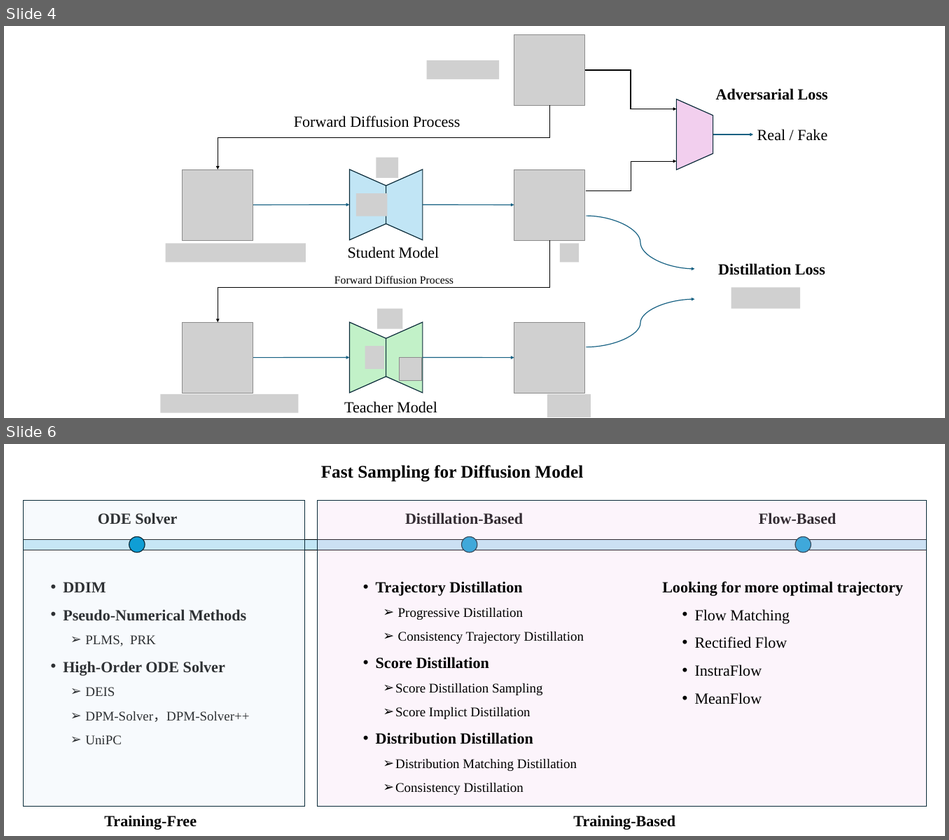
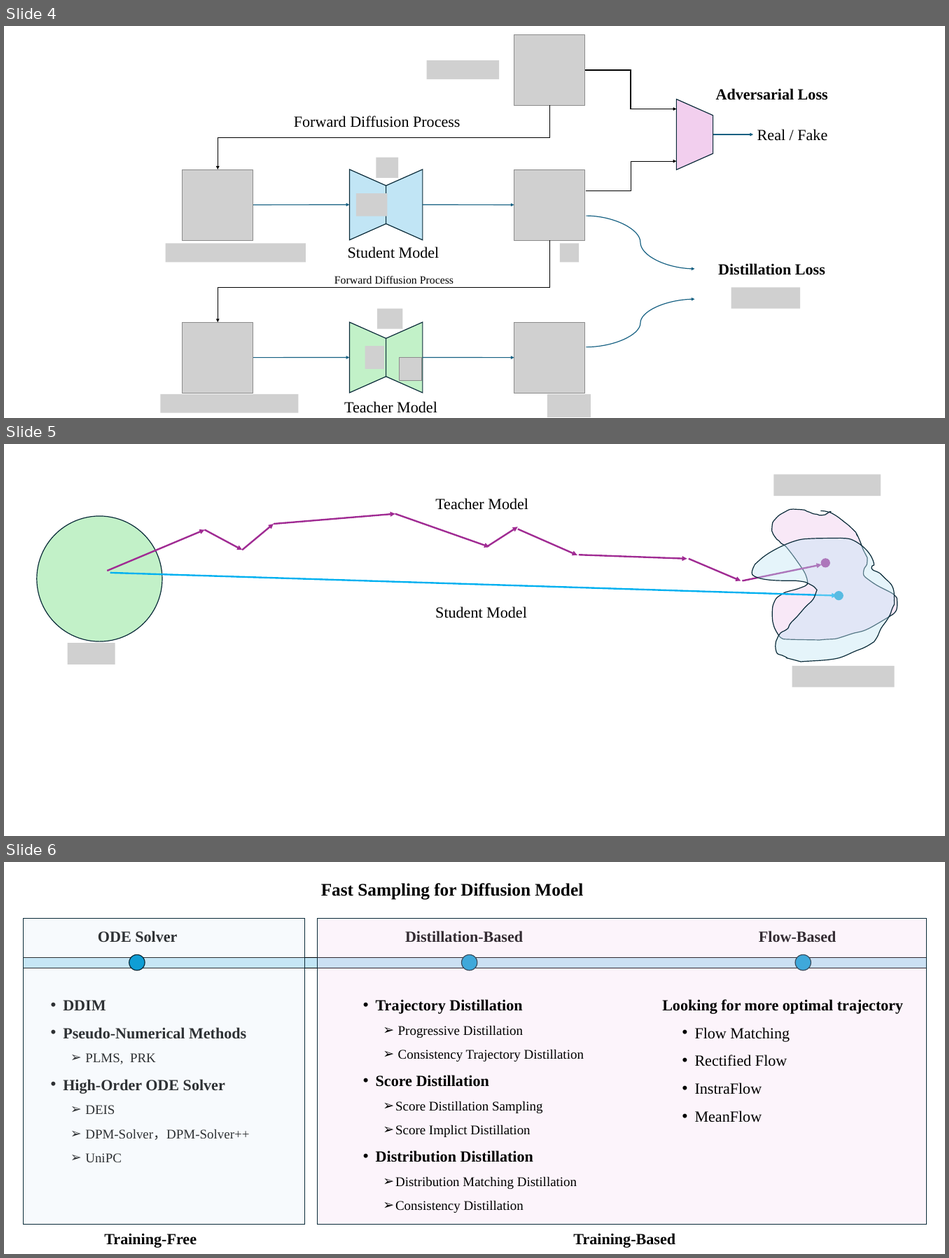
Before and after one commit to innovation-cat/innovation-cat.github.io, a slide deck: images/posts/2025-05-20-blog-post/新建 Microsoft PowerPoint 演示文稿.pptx. Shown one above the other, each under a label of ours: slides 4 and 6 before the commit, slides 4, 5 and 6 after it; the slides between them are not shown. The pictures are 949x840 and 949x1258 pixels, drawn with LibreOffice and Linux fonts; fonts in the diff are those of the drawing; grey boxes stand for pictures. Boxes give left, top, right and bottom in pixels: in the first picture for what was removed or moved away, otherwise in the second. Text is boxed around its words. In the diff, an @@ line names an element or a change of style, - is before the commit and + after.

```diff
--- a/images/posts/2025-05-20-blog-post/新建 Microsoft PowerPoint 演示文稿.pptx
+++ b/images/posts/2025-05-20-blog-post/新建 Microsoft PowerPoint 演示文稿.pptx
@@ slide 5 added at <box>4,444,945,836</box>, background #FFFFFF @@
@@ picture added at <box>773,474,880,496</box> @@
@@ text added at <box>435,498,528,510</box>, 28 pt, text #000000 @@
+Teacher Model
@@ ellipse added at <box>37,516,162,641</box>, fill #C2F1C8, outline #092A39 1.5 pt @@
@@ arrow added from (242, 550) to (274, 524), #A02B93 3 pt @@
@@ arrow added from (274, 524) to (395, 514), #A02B93 3 pt @@
@@ arrow added from (395, 514) to (489, 547), #A02B93 3 pt @@
@@ arrow added from (486, 547) to (518, 527), #A02B93 3 pt @@
@@ freeform shape added at <box>771,509,897,641</box>, fill #F2CFEE at 47% opacity, outline #092A39 1.5 pt @@
@@ arrow added from (107, 571) to (205, 529), #A02B93 3 pt @@
@@ arrow added from (205, 529) to (242, 550), #A02B93 3 pt @@
@@ arrow added from (518, 529) to (577, 555), #A02B93 3 pt @@
@@ freeform shape added at <box>752,538,894,662</box>, fill #C1E5F5 at 41% opacity, outline #092A39 1.5 pt @@
@@ arrow added from (579, 555) to (687, 559), #A02B93 3 pt @@
@@ arrow added from (689, 559) to (741, 581), #A02B93 3 pt @@
@@ arrow added from (742, 581) to (822, 564), #A02B93 3 pt @@
@@ ellipse added at <box>822,559,830,567</box>, fill #A02B93, outline #A02B93 1.5 pt @@
@@ arrow added from (110, 573) to (837, 596), #00B0F0 3 pt @@
@@ text added at <box>435,606,527,618</box>, 28 pt, text #000000 @@
+Student Model
@@ ellipse added at <box>834,592,843,599</box>, fill #0F9ED5, outline #0F9ED5 1.5 pt @@
@@ picture added at <box>67,644,115,664</box> @@
@@ picture added at <box>792,666,894,688</box> @@
```
Also in this commit, not shown: 1 slide removed, 2 other files.
